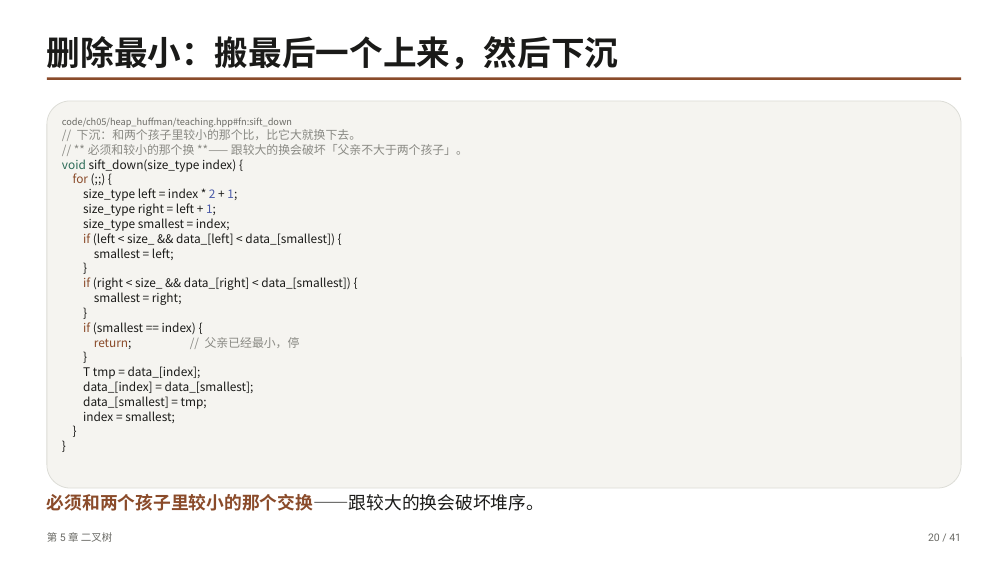
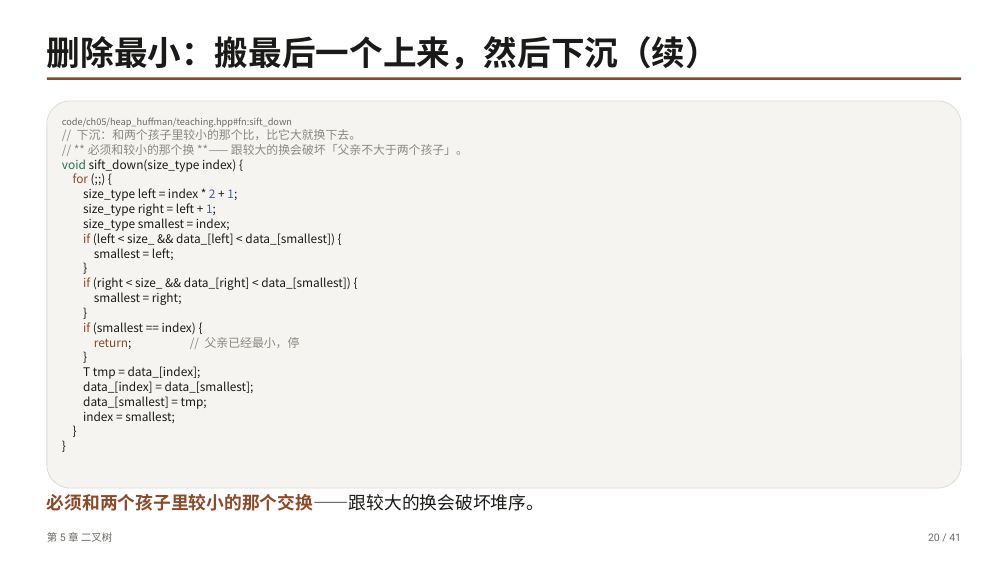
Before and after one commit to GMyhf/dsa-modernization, a slide deck: slide 20 of book/slides/pptx/ch05-binary-tree.pptx. Drawn at 1008x567 pixels with LibreOffice and Linux fonts; fonts in the diff are those of the drawing. Boxes give left, top, right and bottom in pixels: in the first picture for what was removed or moved away, otherwise in the second. Text is boxed around its words. In the diff, an @@ line names an element or a change of style, - is before the commit and + after.

```diff
--- a/book/slides/pptx/ch05-binary-tree.pptx
+++ b/book/slides/pptx/ch05-binary-tree.pptx
@@ text at (47, 36, 719, 70): text changed @@
-删除最小：搬最后一个上来，然后下沉
+删除最小：搬最后一个上来，然后下沉（续）
```
Also in this commit, not shown: 1 other slide changed, 26 other files.
